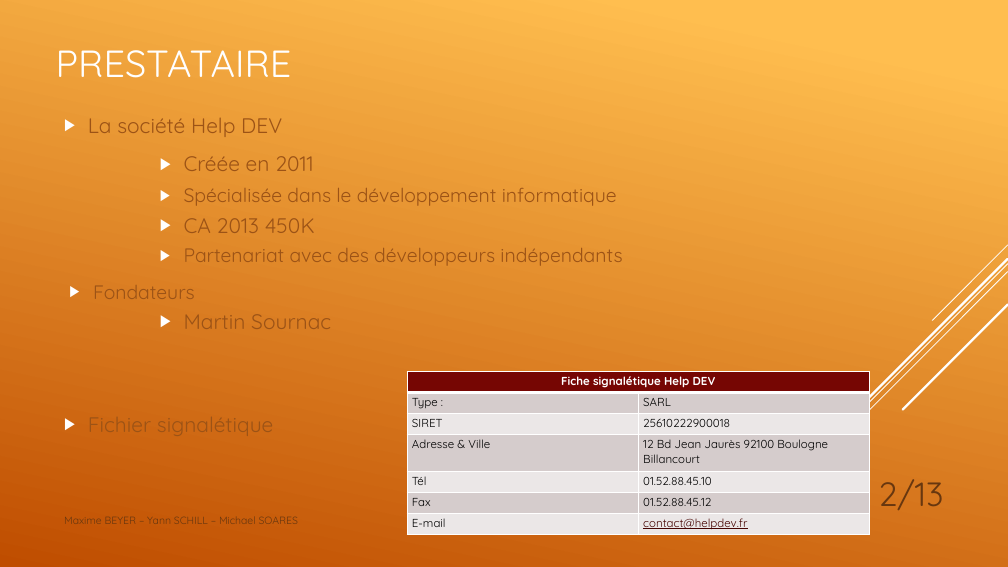
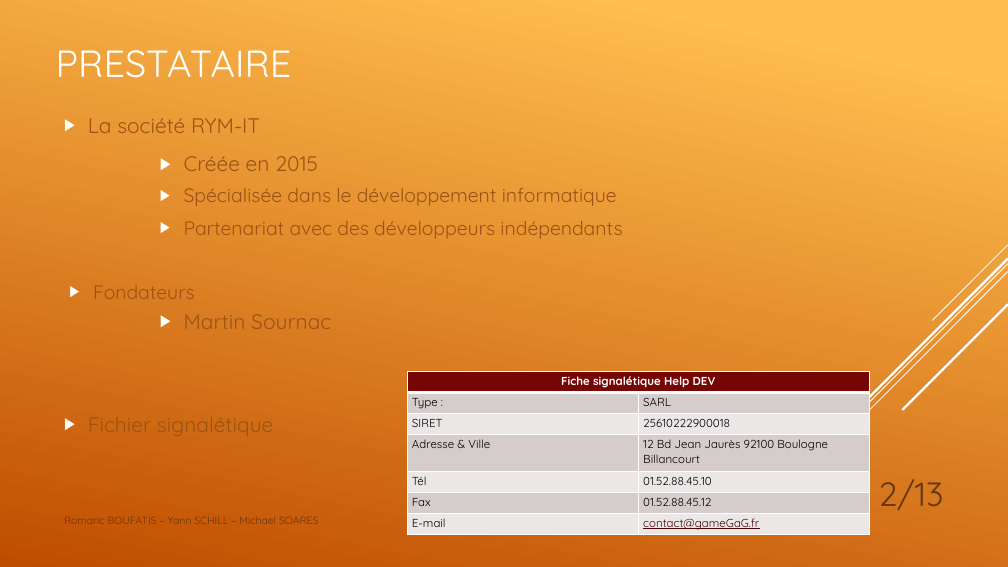
Before and after one commit to Azzur/Game-GaG, a slide deck: slide 2 of PPT.pptx. Drawn at 1008x567 pixels with LibreOffice and Linux fonts; fonts in the diff are those of the drawing; background and template pictures are left out. Boxes give left, top, right and bottom in pixels: in the first picture for what was removed or moved away, otherwise in the second. Text is boxed around its words. In the diff, an @@ line names an element or a change of style, - is before the commit and + after.

```diff
--- a/PPT.pptx
+++ b/PPT.pptx
@@ text at (88, 118, 260, 133): text changed @@
-▶ La société Help DEV
+▶ La société RYM-IT
@@ text at (184, 156, 318, 171): text changed @@
-▶ Créée en 2011
+▶ Créée en 2015
@@ text "Partenariat avec des développeurs indépendants": place and size @@
-text "Partenariat avec des développeurs indépendants" at (184, 248, 622, 266)
+text "Partenariat avec des développeurs indépendants" at (184, 221, 622, 239)
@@ text removed at (184, 218, 315, 233) @@
-▶ CA 2013 450K
@@ table at (407, 371, 870, 535) @@
-row 7, column 2: contact@helpdev.fr
+row 7, column 2: contact@gameGaG.fr
@@ text at (64, 516, 318, 524): text changed @@
-Maxime BEYER – Yann SCHILL – Michael SOARES
+Romaric BOUFATIS – Yann SCHILL – Michael SOARES
```
Also in this commit, not shown: 12 other slides changed, 3 slides added.
